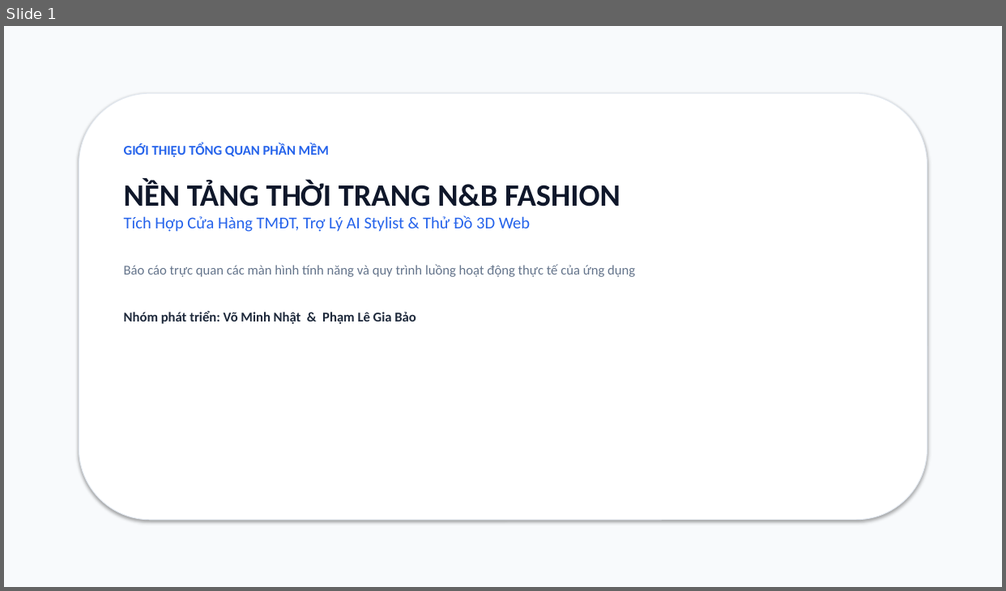
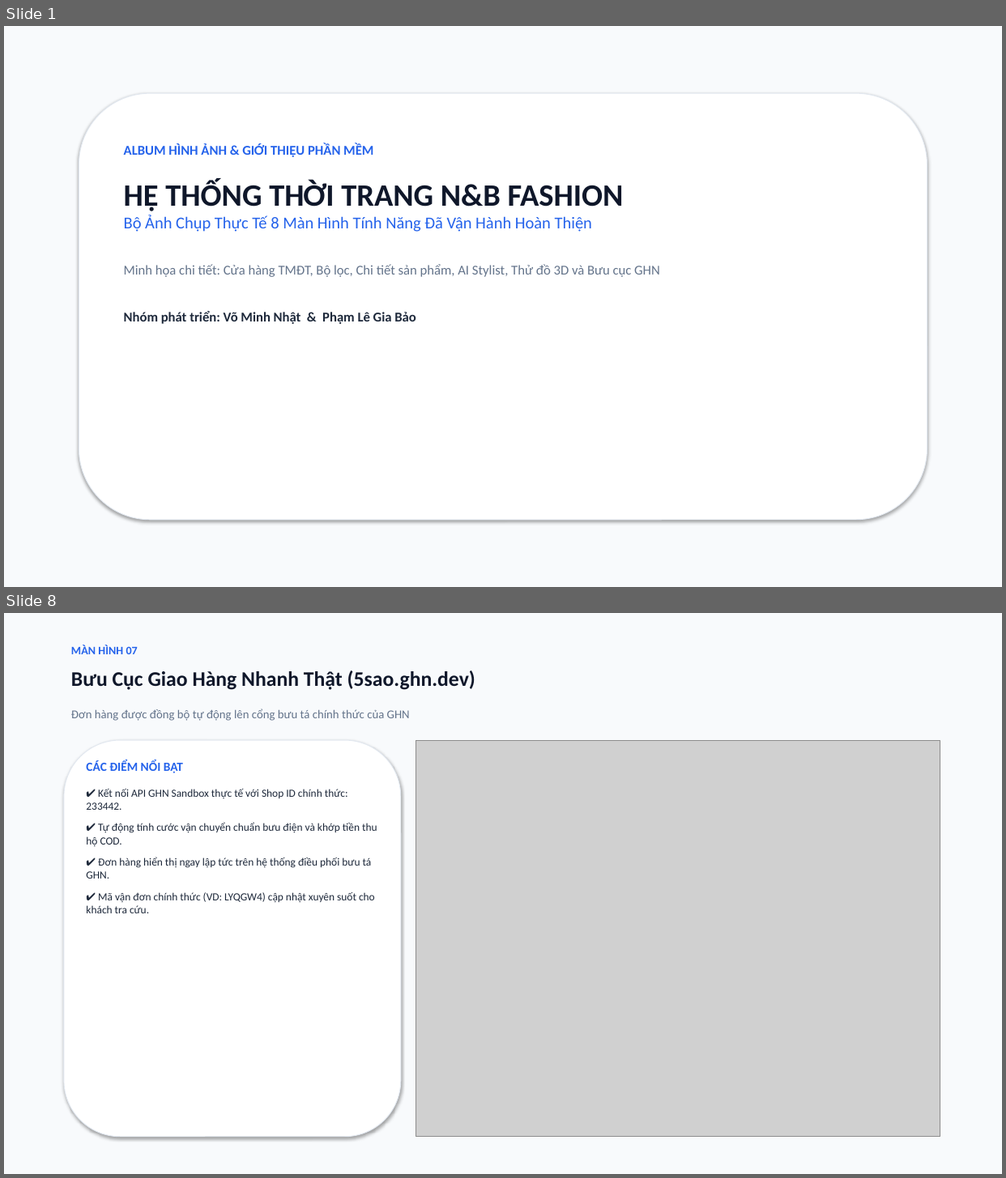
Before and after one commit to baobp14/3d-model-clothing, a slide deck: BaoCao_PhanMem_NB_Fashion.pptx. Shown one above the other, each under a label of ours: slide 1 before the commit, slides 1 and 8 after it; the slides between them are not shown. The pictures are 1006x591 and 1006x1178 pixels, drawn with LibreOffice and Linux fonts; fonts in the diff are those of the drawing; grey boxes stand for pictures. Boxes give left, top, right and bottom in pixels: in the first picture for what was removed or moved away, otherwise in the second. Text is boxed around its words. In the diff, an @@ line names an element or a change of style, - is before the commit and + after.

Commit message:
docs(pptx): synchronize full-image presentation across all pptx files

```diff
--- a/BaoCao_PhanMem_NB_Fashion.pptx
+++ b/BaoCao_PhanMem_NB_Fashion.pptx
@@ slide 8 added at <box>4,613,1002,1174</box>, background #FFFFFF @@
@@ rectangle added at <box>4,613,1002,1174</box>, fill #F8FAFC @@
@@ text added at <box>71,645,138,654</box>, 11 pt, text #2563EB, bold @@
+MÀN HÌNH 07
@@ text added at <box>71,671,475,690</box>, 20 pt, text #0F172A, bold @@
+Bưu Cục Giao Hàng Nhanh Thật (5sao.ghn.dev)
@@ text added at <box>71,709,410,721</box>, 11.5 pt, text #64748B @@
+Đơn hàng được đồng bộ tự động lên cổng bưu tá chính thức của GHN
@@ rounded rectangle added at <box>64,740,401,1137</box>, fill #FFFFFF, outline #E2E8F0 0.75 pt @@
@@ picture added at <box>415,740,940,1137</box> @@
@@ text added at <box>86,760,377,914</box>, 10.5 pt, text #1E293B @@
+CÁC ĐIỂM NỔI BẬT
+✔ Kết nối API GHN Sandbox thực tế với Shop ID chính thức: 233442.
+✔ Tự động tính cước vận chuyển chuẩn bưu điện và khớp tiền thu hộ COD.
+✔ Đơn hàng hiển thị ngay lập tức trên hệ thống điều phối bưu tá GHN.
+✔ Mã vận đơn chính thức (VD: LYQGW4) cập nhật xuyên suốt cho khách tra cứu.
@@ slide 1 changed as well @@
@@ text at <box>124,144,660,277</box>: text changed; text colour #64748B to #2563EB @@
-GIỚI THIỆU TỔNG QUAN PHẦN MỀM
-NỀN TẢNG THỜI TRANG N&B FASHION
-Tích Hợp Cửa Hàng TMĐT, Trợ Lý AI Stylist & Thử Đồ 3D Web
-Báo cáo trực quan các màn hình tính năng và quy trình luồng hoạt động thực tế của ứng dụng
+ALBUM HÌNH ẢNH & GIỚI THIỆU PHẦN MỀM
+HỆ THỐNG THỜI TRANG N&B FASHION
+Bộ Ảnh Chụp Thực Tế 8 Màn Hình Tính Năng Đã Vận Hành Hoàn Thiện
+Minh họa chi tiết: Cửa hàng TMĐT, Bộ lọc, Chi tiết sản phẩm, AI Stylist, Thử đồ 3D và Bưu cục GHN
```
Also in this commit, not shown: 3 other slides changed, 5 other slides added, 2 slides removed, 1 other file.
